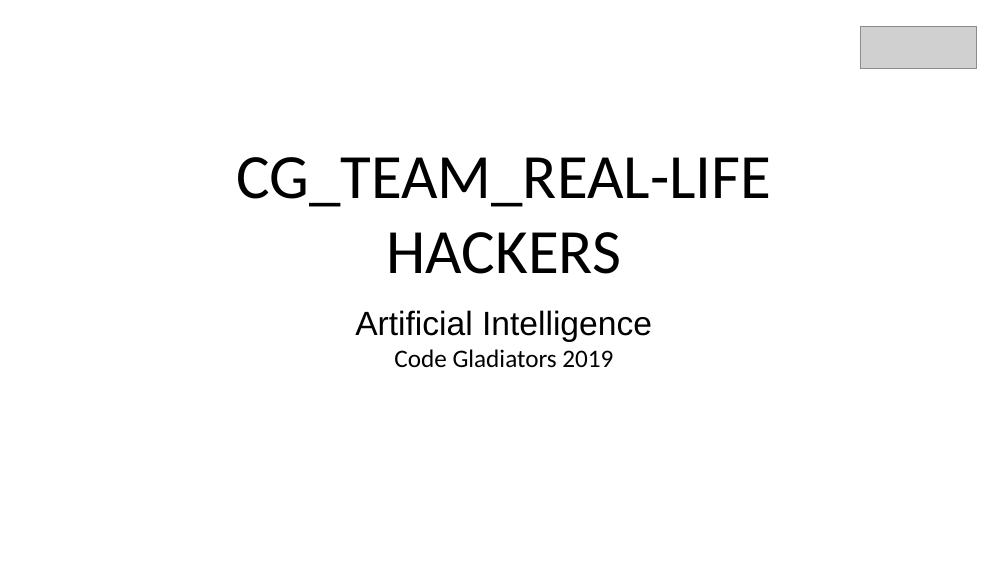
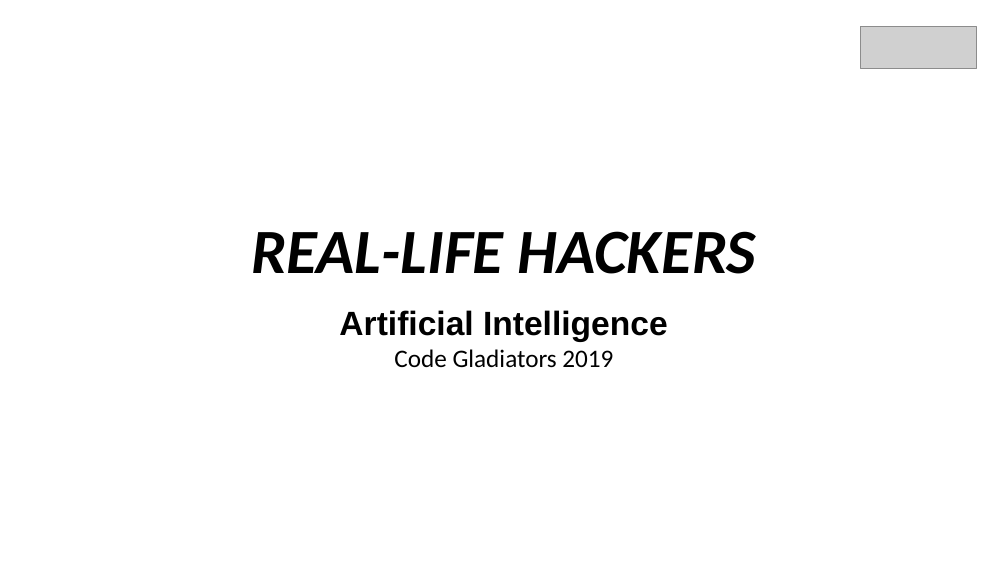
Before and after one commit to aryachiranjeev/Parking-Lot, a slide deck: slide 1 of Sample_Submission_CG19_hackathon.pptx. Drawn at 1008x567 pixels with LibreOffice and Linux fonts; fonts in the diff are those of the drawing; grey boxes stand for pictures. Boxes give left, top, right and bottom in pixels: in the first picture for what was removed or moved away, otherwise in the second. Text is boxed around its words. In the diff, an @@ line names an element or a change of style, - is before the commit and + after.

```diff
--- a/Sample_Submission_CG19_hackathon.pptx
+++ b/Sample_Submission_CG19_hackathon.pptx
@@ text at [251,231,756,274]: text changed; bold on; italic on @@
-CG_TEAM_REAL-LIFE HACKERS
+REAL-LIFE HACKERS
@@ text at [339,310,668,342]: bold on in "Artificial Intelligence" @@
```
Also in this commit, not shown: 2 other slides changed, 2 slides added, 2 slides removed.
